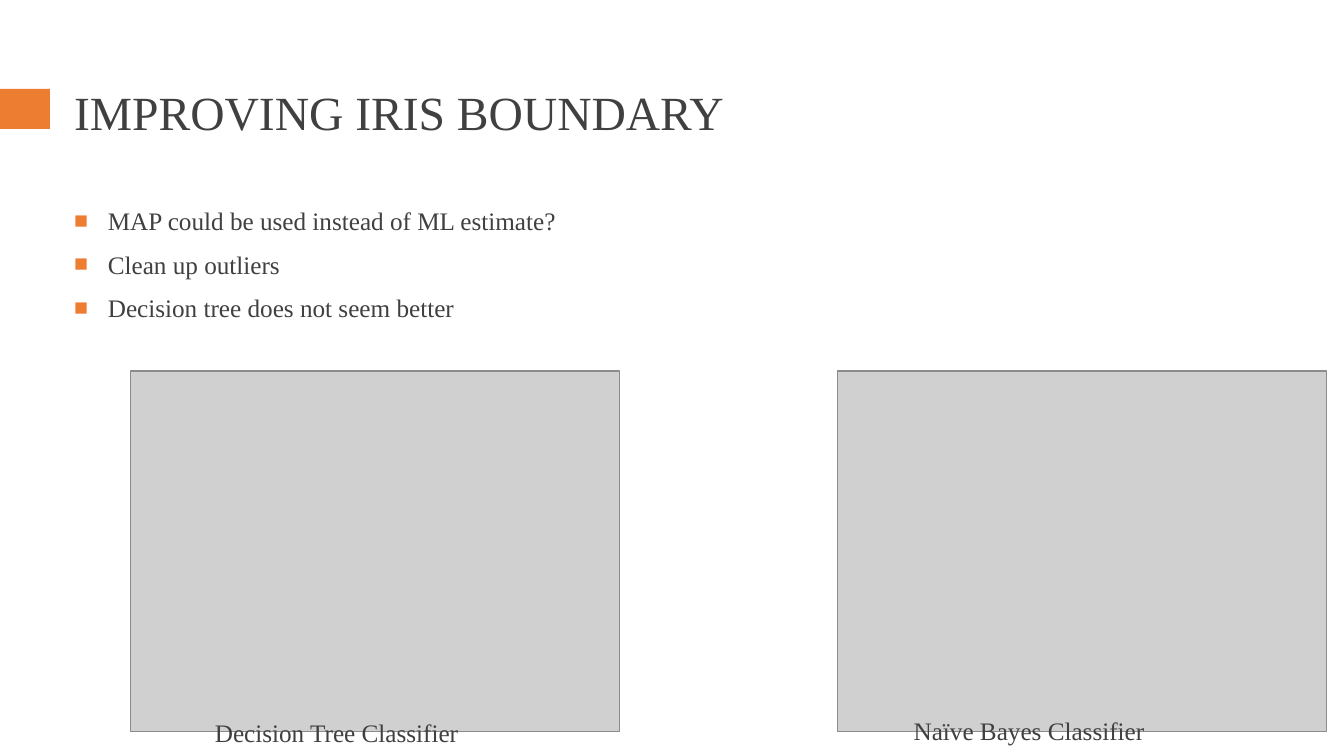
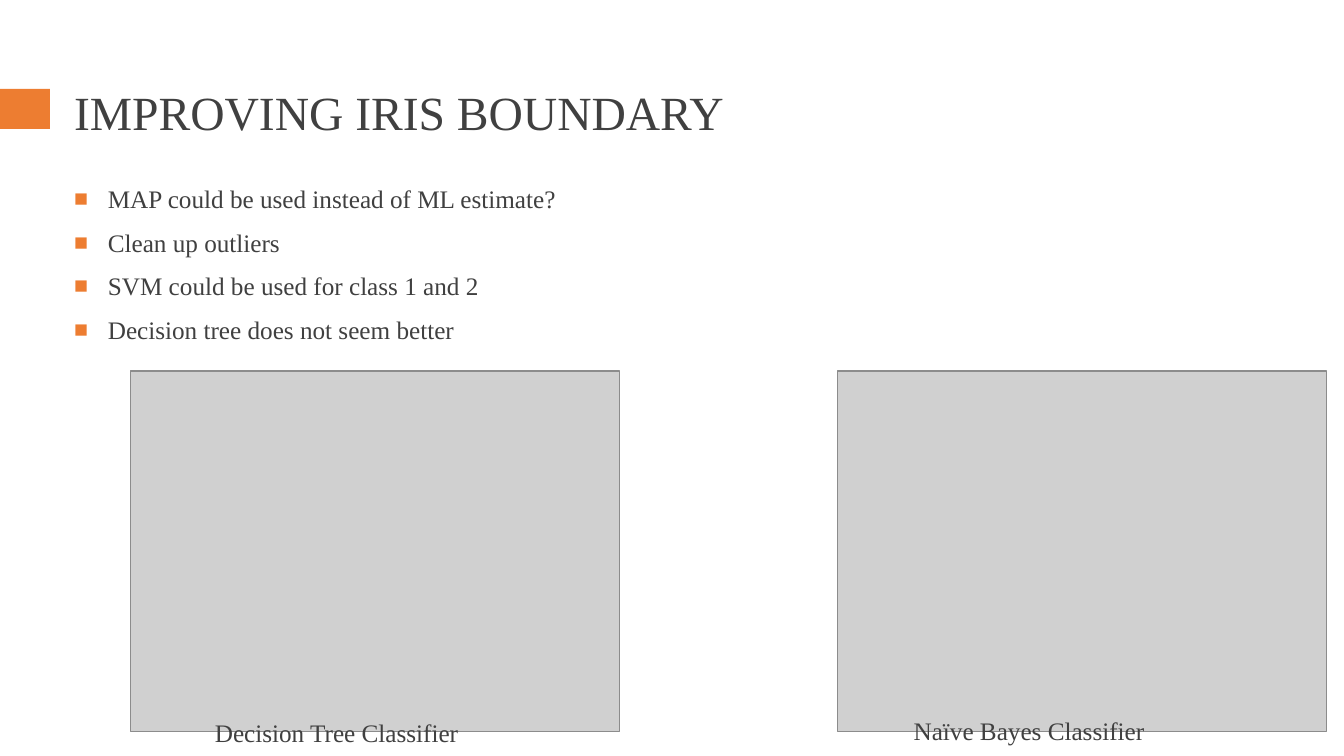
Before and after one commit to rodrigo-castellano/ML_Bayesian_learning_Boosting, a slide deck: slide 3 of Bayes_Boosting_presentation.pptx. Drawn at 1344x756 pixels with LibreOffice and Linux fonts; fonts in the diff are those of the drawing; grey boxes stand for pictures. Boxes give left, top, right and bottom in pixels: in the first picture for what was removed or moved away, otherwise in the second. Text is boxed around its words. In the diff, an @@ line names an element or a change of style, - is before the commit and + after.

```diff
--- a/Bayes_Boosting_presentation.pptx
+++ b/Bayes_Boosting_presentation.pptx
@@ text at <box>108,277,479,296</box>: paragraph added @@
+■ SVM could be used for class 1 and 2
```
Also in this commit, not shown: 10 slides added, 4 other files.
